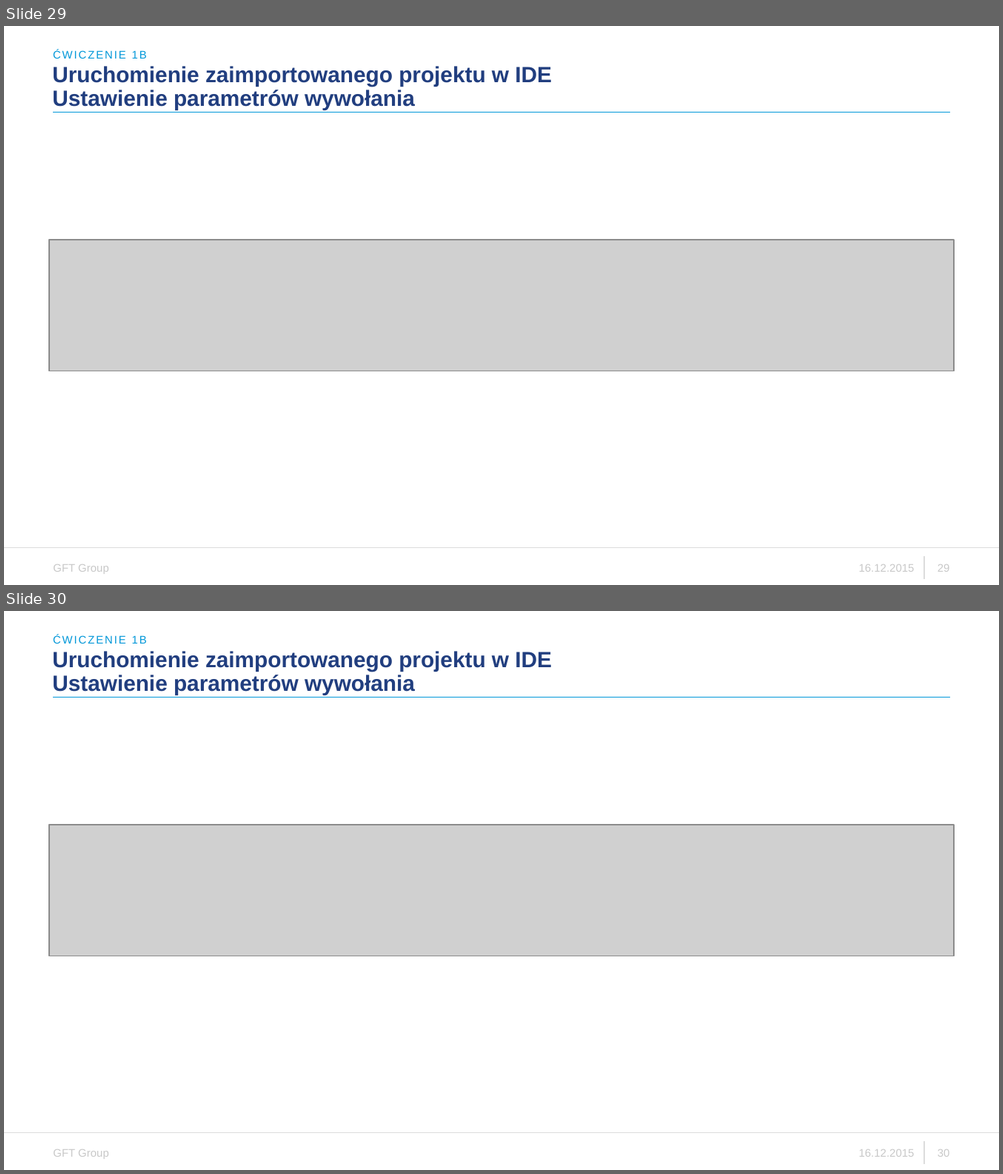
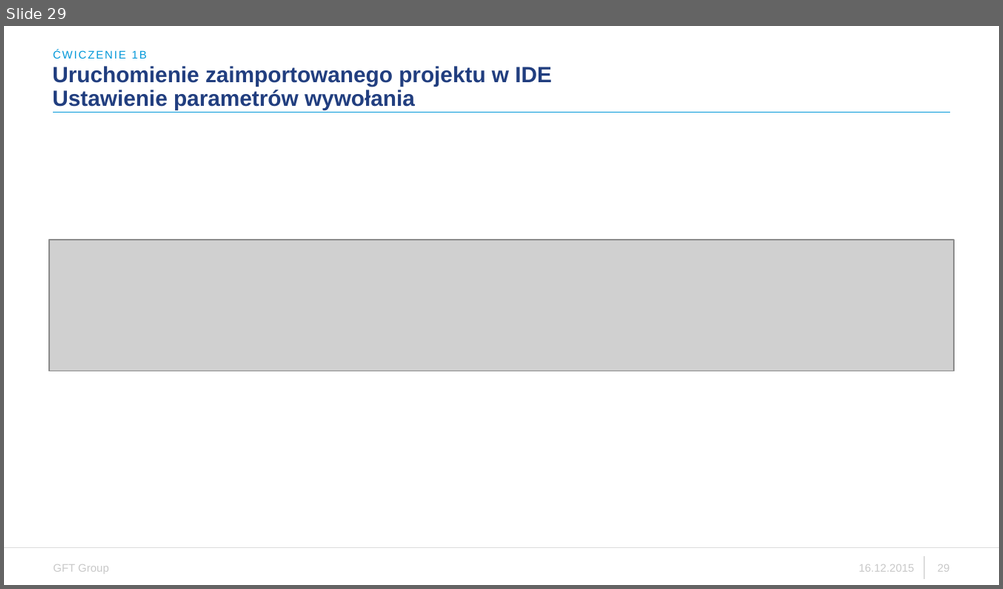
Before and after one commit to zenek24pl/exercise1a, a slide deck: WDSR - ćwiczenie 1.pptx. Shown one above the other, each under a label of ours: slides 29 and 30 before the commit, slide 29 after it. The pictures are 1003x1174 and 1003x589 pixels, drawn with LibreOffice and Linux fonts; fonts in the diff are those of the drawing; grey boxes stand for pictures; background and template pictures are left out. Boxes give left, top, right and bottom in pixels: in the first picture for what was removed or moved away, otherwise in the second. Text is boxed around its words. In the diff, an @@ line names an element or a change of style, - is before the commit and + after.

```diff
--- a/WDSR - ćwiczenie 1.pptx
+++ b/WDSR - ćwiczenie 1.pptx
@@ slide 30 removed at box(4, 611, 999, 1170), background #FFFFFF; not listed: 6 template elements that a slide beside it also shows @@
@@ title removed at box(52, 651, 552, 695) @@
-Uruchomienie zaimportowanego projektu w IDE
-Ustawienie parametrów wywołania
@@ text removed at box(53, 635, 147, 644) @@
-ĆWICZENIE 1B
@@ picture removed at box(48, 825, 953, 956) @@
```
Also in this commit, not shown: 4 slides changed, 1 slide added.
